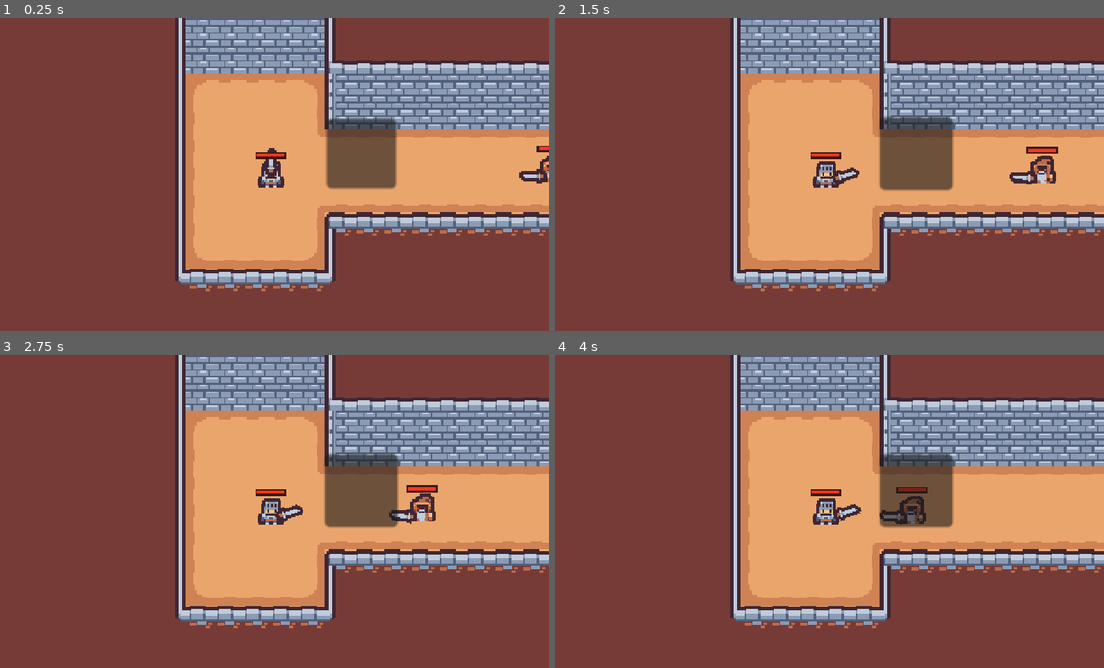
Above: before the commit, frames 1-4 (two rows, left to right).
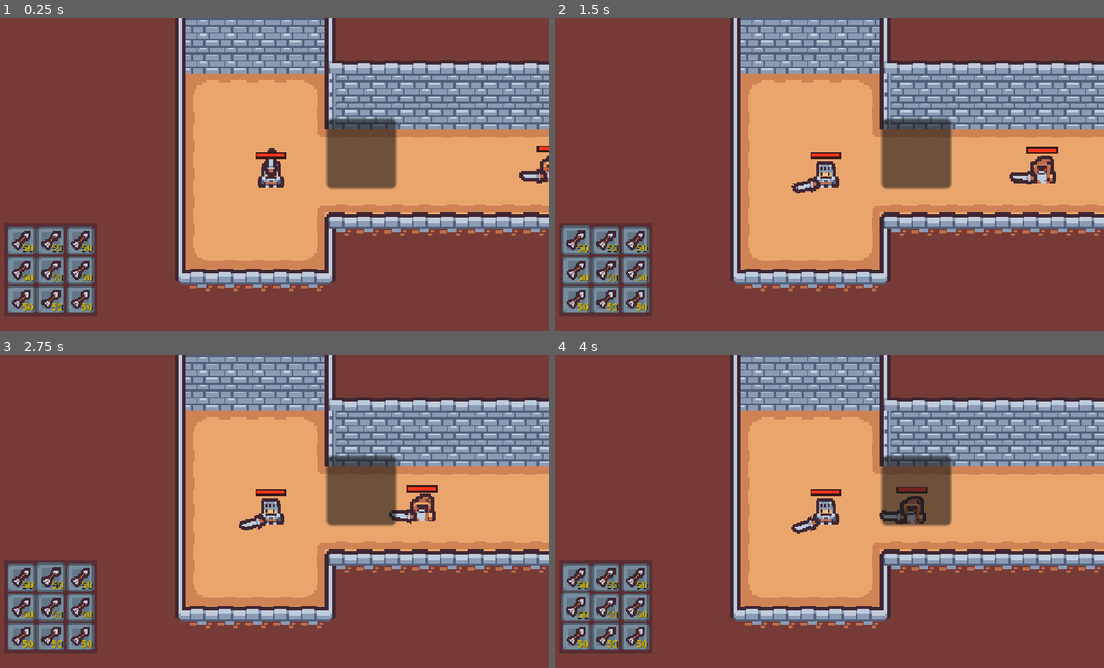
Above: after the commit, the same moments.

Repository: myles-rockland/action-rpg
Game: Godot game, scene res://Scenes/Dungeons/dungeon_0.tscn
Two runs of this game, one before a commit and one after it. Both use one fixed random seed, a clock stepped at 60 frames per second and the inputs below.
Inputs (mouse positions are in pixels of both pictures, inside the frame that each line leads up to; where the layout moved, square brackets give the same spot in the first picture):
- Up to frame 1 (0.25 s): no input
- Up to frame 2 (1.5 s): click (917, 152) at 0.5 s; click (576, 240) [917, 152] at 1.25 s
- Up to frame 3 (2.75 s): click (49, 577) [362, 489] at 2 s
- Up to frame 4 (4 s): click (637, 577) [917, 489] at 2.75 s; click (576, 608) [917, 489] at 3.5 s

The runs differ from the first frame. In frame 1, 5.1% of the frame differs, in the area x 0-18%, y 65-96%; in frame 2, 5.9%, in the area x 0-73%, y 31-96%; in frame 3, 5.9%; in frame 4, 5.9%.

Commit message:
Inventory item slot UI setup

Diff:
--- a/Scenes/Characters/player.tscn
+++ b/Scenes/Characters/player.tscn
@@ -16,10 +16,15 @@
 [ext_resource type="Resource" uid="uid://d0eeqwbbr3t3l" path="res://Items/Weapons/sword.tres" id="14_yt1oc"]
 [ext_resource type="Resource" uid="uid://dcdusiiv7sfv0" path="res://Items/Weapons/axe.tres" id="15_h1n2f"]
 [ext_resource type="Resource" uid="uid://cejbcqoel730q" path="res://Items/Consumables/health_potion.tres" id="16_dxpk4"]
+[ext_resource type="PackedScene" uid="uid://oacaqecgcbv3" path="res://Scenes/UI/inventory_slot.tscn" id="17_15c3i"]
+[ext_resource type="Script" uid="uid://rs6riy8q2eoa" path="res://Scripts/UI/inventory_ui.gd" id="17_yt1oc"]
 
 [sub_resource type="CapsuleShape2D" id="CapsuleShape2D_gvo7x"]
 radius = 6.0
 height = 15.0
+
+[sub_resource type="StyleBoxFlat" id="StyleBoxFlat_gvo7x"]
+bg_color = Color(0.35, 0.175, 0.20416673, 1)
 
 [node name="Player" type="CharacterBody2D" unique_id=1259294435 node_paths=PackedStringArray("weapons") groups=["Player"]]
 collision_layer = 2
@@ -56,3 +61,57 @@
 ExtResource("15_h1n2f"): 1,
 ExtResource("16_dxpk4"): 12
 })
+
+[node name="HUD" type="CanvasLayer" parent="." unique_id=1113786660]
+
+[node name="Inventory" type="Panel" parent="HUD" unique_id=1588611405]
+anchors_preset = 2
+anchor_top = 1.0
+anchor_bottom = 1.0
+offset_left = 25.0
+offset_top = -248.0
+offset_right = 241.0
+offset_bottom = -32.0
+grow_vertical = 0
+theme_override_styles/panel = SubResource("StyleBoxFlat_gvo7x")
+script = ExtResource("17_yt1oc")
+
+[node name="Slots" type="GridContainer" parent="HUD/Inventory" unique_id=1151488093]
+layout_mode = 1
+anchors_preset = 15
+anchor_right = 1.0
+anchor_bottom = 1.0
+offset_left = 8.0
+offset_top = 8.0
+offset_right = -8.0
+offset_bottom = -8.0
+grow_horizontal = 2
+grow_vertical = 2
+columns = 3
+
+[node name="InventorySlot" parent="HUD/Inventory/Slots" unique_id=1099036407 instance=ExtResource("17_15c3i")]
+layout_mode = 2
+
+[node name="InventorySlot2" parent="HUD/Inventory/Slots" unique_id=1770115186 instance=ExtResource("17_15c3i")]
+layout_mode = 2
+
+[node name="InventorySlot3" parent="HUD/Inventory/Slots" unique_id=97832321 instance=ExtResource("17_15c3i")]
+layout_mode = 2
+
+[node name="InventorySlot4" parent="HUD/Inventory/Slots" unique_id=804212362 instance=ExtResource("17_15c3i")]
+layout_mode = 2
+
+[node name="InventorySlot5" parent="HUD/Inventory/Slots" unique_id=1004383067 instance=ExtResource("17_15c3i")]
+layout_mode = 2
+
+[node name="InventorySlot6" parent="HUD/Inventory/Slots" unique_id=1725222682 instance=ExtResource("17_15c3i")]
+layout_mode = 2
+
+[node name="InventorySlot7" parent="HUD/Inventory/Slots" unique_id=1247743953 instance=ExtResource("17_15c3i")]
+layout_mode = 2
+
+[node name="InventorySlot8" parent="HUD/Inventory/Slots" unique_id=1451768037 instance=ExtResource("17_15c3i")]
+layout_mode = 2
+
+[node name="InventorySlot9" parent="HUD/Inventory/Slots" unique_id=219372910 instance=ExtResource("17_15c3i")]
+layout_mode = 2
--- /dev/null
+++ b/Scenes/UI/inventory_slot.tscn
@@ -0,0 +1,155 @@
+[gd_scene format=3 uid="uid://oacaqecgcbv3"]
+
+[ext_resource type="Script" uid="uid://bi6rc1m5s08y1" path="res://Scripts/UI/inventory_slot_ui.gd" id="1_77amr"]
+[ext_resource type="Texture2D" uid="uid://cvi2growfl5pu" path="res://Sprites/UI/UI_InventorySlot.tres" id="2_0mb3u"]
+[ext_resource type="Texture2D" uid="uid://33xi1ttfelyt" path="res://Sprites/UI/UI_InventoryBackground.tres" id="3_xxsbn"]
+[ext_resource type="Texture2D" uid="uid://bxg4rbiy32ydv" path="res://Sprites/Items/Item_Arrow.tres" id="4_xrqeh"]
+
+[sub_resource type="LabelSettings" id="LabelSettings_gvo7x"]
+font_size = 22
+font_color = Color(0.81621516, 0.69432706, 1.540184e-06, 1)
+shadow_size = 2
+shadow_color = Color(0, 0, 0, 0.77254903)
+
+[node name="InventorySlot" type="BaseButton" unique_id=1099036407]
+unique_name_in_owner = false
+process_mode = 0
+process_priority = 0
+process_physics_priority = 0
+process_thread_group = 0
+physics_interpolation_mode = 2
+auto_translate_mode = 0
+editor_description = ""
+visible = true
+modulate = Color(1, 1, 1, 1)
+self_modulate = Color(1, 1, 1, 1)
+show_behind_parent = false
+top_level = false
+clip_children = 0
+oversampling_with_scale = 0
+light_mask = 1
+visibility_layer = 1
+z_index = 0
+z_as_relative = true
+y_sort_enabled = false
+texture_filter = 0
+texture_repeat = 0
+material = null
+use_parent_material = false
+custom_minimum_size = Vector2(64, 64)
+custom_maximum_size = Vector2(-1, -1)
+propagate_maximum_size = false
+clip_contents = false
+layout_mode = 3
+anchors_preset = 0
+anchor_left = 0.0
+anchor_top = 0.0
+anchor_right = 0.0
+anchor_bottom = 0.0
+offset_left = 0.0
+offset_top = 0.0
+offset_right = 64.0
+offset_bottom = 64.0
+grow_horizontal = 1
+grow_vertical = 1
+rotation = 0.0
+scale = Vector2(1, 1)
+pivot_offset = Vector2(0, 0)
+pivot_offset_ratio = Vector2(0, 0)
+size_flags_horizontal = 1
+size_flags_vertical = 1
+size_flags_stretch_ratio = 1.0
+offset_transform_enabled = false
+offset_transform_position = Vector2(0, 0)
+offset_transform_position_ratio = Vector2(0, 0)
+offset_transform_scale = Vector2(1, 1)
+offset_transform_rotation = 0.0
+offset_transform_pivot = Vector2(0, 0)
+offset_transform_pivot_ratio = Vector2(0.5, 0.5)
+offset_transform_visual_only = true
+localize_numeral_system = true
+layout_direction = 0
+translation_context = &""
+tooltip_text = ""
+tooltip_auto_translate_mode = 0
+focus_neighbor_left = NodePath("")
+focus_neighbor_top = NodePath("")
+focus_neighbor_right = NodePath("")
+focus_neighbor_bottom = NodePath("")
+focus_next = NodePath("")
+focus_previous = NodePath("")
+focus_mode = 2
+focus_behavior_recursive = 0
+mouse_filter = 0
+mouse_behavior_recursive = 0
+mouse_force_pass_scroll_events = true
+mouse_default_cursor_shape = 0
+accessibility_name = ""
+accessibility_description = ""
+accessibility_live = 0
+accessibility_controls_nodes = Array[NodePath]([])
+accessibility_described_by_nodes = Array[NodePath]([])
+accessibility_labeled_by_nodes = Array[NodePath]([])
+accessibility_flow_to_nodes = Array[NodePath]([])
+theme = null
+theme_type_variation = &""
+disabled = false
+toggle_mode = false
+button_pressed = false
+action_mode = 1
+button_mask = 1
+keep_pressed_outside = false
+button_group = null
+shortcut = null
+shortcut_feedback = true
+shortcut_in_tooltip = true
+script = ExtResource("1_77amr")
+metadata/_custom_type_script = "uid://bjodf6iw8y3j"
+
+[node name="Background" type="TextureRect" parent="." unique_id=435051517]
+layout_mode = 1
+anchors_preset = 15
+anchor_right = 1.0
+anchor_bottom = 1.0
+grow_horizontal = 2
+grow_vertical = 2
+texture = ExtResource("2_0mb3u")
+
+[node name="Equipped" type="TextureRect" parent="." unique_id=1240961091]
+visible = false
+layout_mode = 1
+anchors_preset = 15
+anchor_right = 1.0
+anchor_bottom = 1.0
+grow_horizontal = 2
+grow_vertical = 2
+texture = ExtResource("3_xxsbn")
+
+[node name="ItemIcon" type="TextureRect" parent="." unique_id=618673581]
+layout_mode = 1
+anchors_preset = 15
+anchor_right = 1.0
+anchor_bottom = 1.0
+offset_left = 10.0
+offset_top = 10.0
+offset_right = -10.0
+offset_bottom = -10.0
+grow_horizontal = 2
+grow_vertical = 2
+texture = ExtResource("4_xrqeh")
+
+[node name="QuantityText" type="Label" parent="." unique_id=751352986]
+layout_mode = 1
+anchors_preset = 3
+anchor_left = 1.0
+anchor_top = 1.0
+anchor_right = 1.0
+anchor_bottom = 1.0
+offset_left = -40.0
+offset_top = -31.0
+offset_right = -5.0
+grow_horizontal = 0
+grow_vertical = 0
+text = "50"
+label_settings = SubResource("LabelSettings_gvo7x")
+horizontal_alignment = 2
--- /dev/null
+++ b/Scripts/UI/inventory_slot_ui.gd
@@ -0,0 +1,41 @@
+class_name InventorySlotUI
+extends GameButton
+
+@onready var item_icon : TextureRect = $ItemIcon
+@onready var quantity_text : Label = $QuantityText
+@onready var equipped : TextureRect = $Equipped
+
+var item_slot : Inventory.ItemSlot
+var player : Player
+
+func set_item_slot(item_slot : Inventory.ItemSlot, player : Player):
+	self.item_slot = item_slot
+	self.player = player
+
+	var is_equipped : bool = false
+
+	# TODO: change is_equipped depending on whether the item is actually equipped
+
+	equipped.visisble = is_equipped
+
+	# set icon
+	if item_slot.item:
+		item_icon.texture = item_slot.item.icon
+	else:
+		item_icon.texture = null
+		quantity_text.text = ""
+		return
+
+	# set quantity text
+	if item_slot.quantity > 1:
+		quantity_text.text = str(item_slot.quantity)
+	else:
+		quantity_text.text = ""
+
+func _on_pressed():
+	super._on_pressed()
+
+	if not item_slot or not item_slot.item:
+		return
+
+	# click on the item - trigger whatever it does. Equipping, consuming, unequipping, whatever
--- /dev/null
+++ b/Scripts/UI/inventory_ui.gd
@@ -0,0 +1,2 @@
+class_name InventoryUI
+extends Panel
Not shown, added: Scripts/UI/inventory_slot_ui.gd.uid
Not shown, added: Scripts/UI/inventory_ui.gd.uid
